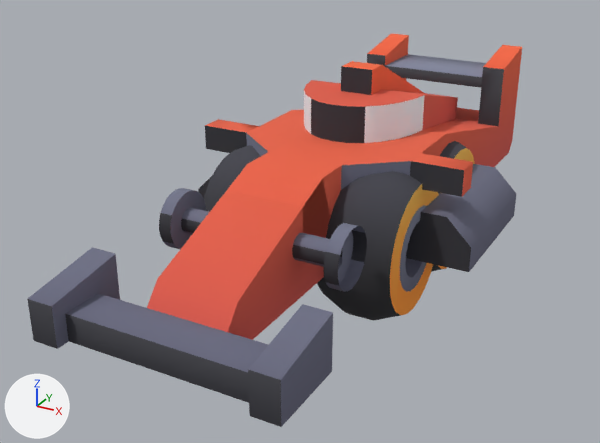
Renders of the glTF model public/models/derby/racecar.glb from each side of a commit.
Both versions are drawn from a camera (50 mm lens) standing at (4.79, -9.97, 4.98) and looking at (-0.4, -0.54, 0.27). The lights are fixed; the arrows at lower left show +X, +Y and +Z. The picture after the commit comes second. Where no turn or scale is listed for an object, it has been applied to the vertices.

Objects in the first picture: 'body', 'hood', 'trunk', 'wheel_fl', 'wheel_fr', 'wheel_rl'.
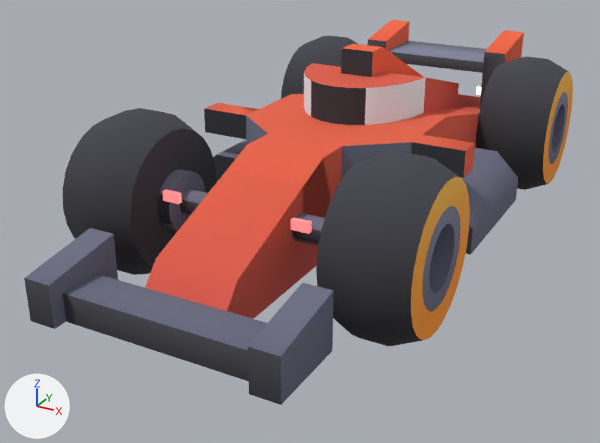
Boxes [x1, y1, x2, y2] around the edits, measured in the pictures (600 x 443 px):
'trunk', moved
    before: [27, 188, 357, 427]
    after: [24, 170, 334, 405]
'body', moved
    before: [182, 61, 516, 295]
    after: [179, 44, 518, 277]
'wheel_fl', moved
    before: [317, 171, 439, 321]
    after: [316, 151, 470, 346]
'wheel_fr', moved
    before: [204, 145, 260, 212]
    after: [63, 108, 216, 275]
'hood', moved
    before: [367, 34, 522, 167]
    after: [367, 20, 524, 148]
'wheel_rl', moved (mostly hidden before)
    before: [431, 141, 475, 272]
    after: [476, 57, 573, 190]
'wheel_rr', moved (not visible before)
    after: [281, 36, 358, 99]
'taillight_l', moved (not visible before)
    after: [163, 190, 182, 204]

What the commit changed:
Object 'body' (ob_body) moves from (0.0, 0.0, 0.1) to (0.0, 0.0, 0.35).
Object 'hood' (ob_hood) moves from (0.0, 0.0, 0.1) to (0.0, 0.0, 0.35).
Object 'taillight_l' (ob_taillight_l) moves from (-0.24, -1.19, 0.6) to (-0.86, -2.79, 1.35).
Object 'trunk' (ob_trunk) moves from (0.0, 0.0, 0.1) to (0.0, 0.0, 0.35).
Object 'wheel_fl' (ob_wheel_fl) moves from (0.35, -0.64, 0.3) to (1.23, -2.24, 1.05).
Object 'wheel_fr' (ob_wheel_fr) moves from (-0.35, -0.64, 0.3) to (-1.23, -2.24, 1.05).
Object 'wheel_rl' (ob_wheel_rl) moves from (0.35, 0.88, 0.3) to (1.23, 3.08, 1.05).
Object 'wheel_rr' (ob_wheel_rr) moves from (-0.35, 0.88, 0.3) to (-1.23, 3.08, 1.05).
